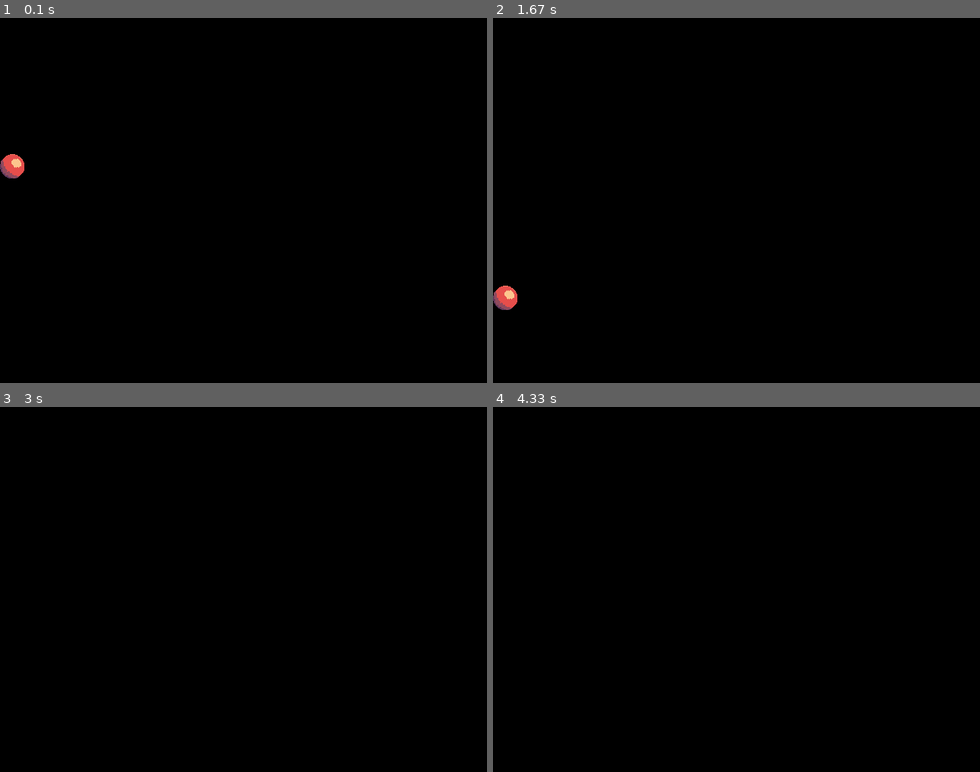
Above: before the commit, frames 1-4 (two rows, left to right).
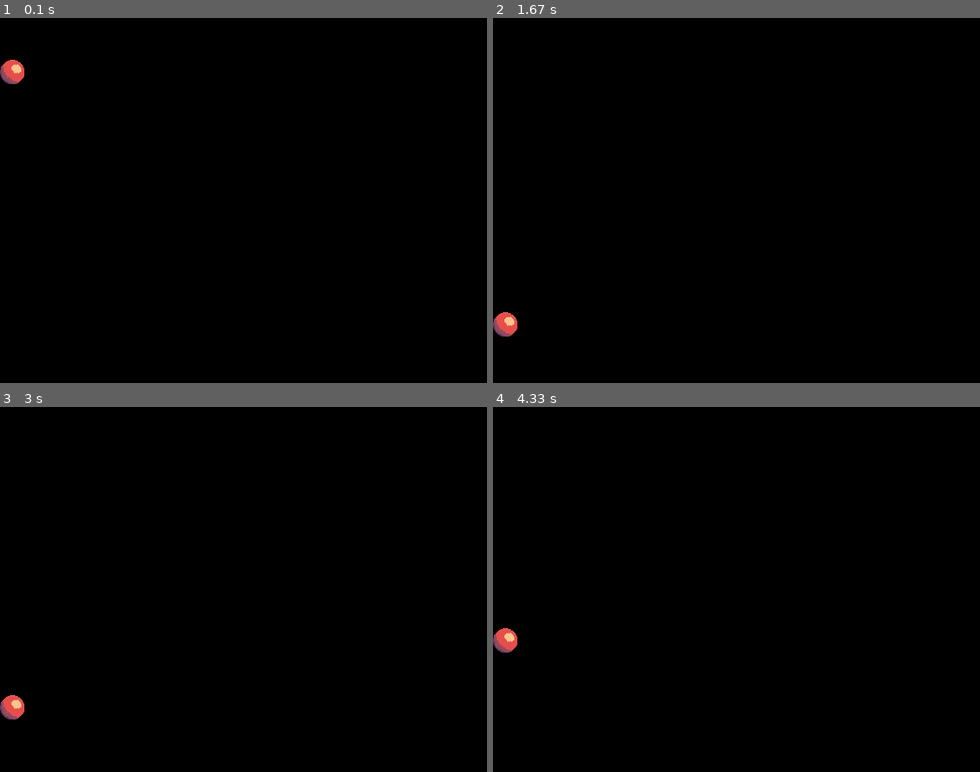
Above: after the commit, the same moments.

Repository: iidexic/Dposit
Game: pygame game, started from python/Tutorial Pygame/Physics2d.py
The game is run twice, just before and just after one commit, with the same random seed, the same clock (stepped at 60 frames per second) and the same inputs.
Inputs:
- Up to frame 1 (0.1 s): no input
- Up to frame 2 (1.67 s): no input
- Up to frame 3 (3 s): no input
- Up to frame 4 (4.33 s): no input

The runs differ from the first frame. In frame 1, 0.5% of the frame differs, in the area x 0-5%, y 11-44%; in frame 2, 0.5%; in frame 3, 0.3%; in frame 4, 0.3%.

Commit message:
Continued development of personal pygame framework

Diff:
--- /dev/null
+++ b/python/Tutorial Pygame/CleanPGloop.py
@@ -0,0 +1,38 @@
+import pygame as pg
+#Making a clean pygame setup to experiment from
+
+
+RES = WIDTH,HEIGHT = 900,500
+WIN = pg.display.set_mode((RES))
+BLACK = 0,0,0
+
+def draw_window(blitlist):
+        WIN.fill(BLACK)
+        #Drawing images: 0,0 = top left, +X = further right, +Y = further down
+        #pg.draw.rect(WIN,colorval,rectangle,((width)),((radius)))
+        for item in blitlist:
+            doblit(item)
+        next
+
+        pg.display.update()
+
+#Does this need to be a function?
+def doblit(drawobj)
+    WIN.blit(drawobj[0],drawobj[1])
+
+def main(): #clock, width, height, speed, black, WIN, ball
+    #init rect if neccessary
+
+    while 1:
+        objlist = []
+        clock.tick(FPS)
+        for event in pg.event.get():
+            if event.type == pg.QUIT: sys.exit()
+        #Any Objects that need to be drawn this frame can be appended to objlist in the format:
+        #objlist.append([rectname,[x,y]])
+
+
+        draw_window(objlist)
+
+if __name__ == "__main__":
+    main()
--- a/python/Tutorial Pygame/Physics2d.py
+++ b/python/Tutorial Pygame/Physics2d.py
@@ -1,51 +1,60 @@
 import sys, os, pygame as pg
-import numpy
+#import numpy
 """
 TODO:[NEXT STEPS]
+    ********IMPLEMENT ACTUAL EXIT FUNCTIONALITY JUST IN CASE
+    * MOVE TO VECTOR2 also just actually learn pygame instead of sloughing through it
+    * Figure out how Pygame Layering works (Is it just order of )
     * Implementation of Collisions
     * Implementation of Friction/Air Drag
     * Implementation of Angular Velocity
     [LATER]
-    * Figure out how to make actual physics independent of screen size/FPS (should not be that hard if I'm not an idiot)
+    * Figure out how to make actual physics independent of screen size/FPS
     * Get a good color system going
-
+    * Learn how to use pg.display.update to selectively update using method of blitting created in the cleanloop
 
 """
 pg.init()
 #Check the original at: https://www.pygame.org/docs/tut/PygameIntro.html
 
-#Added clock to keep framerate in check. This is also basically the game's internal clock
+##Added clock to keep framerate in check. This is also basically the game's internal clock
 clock = pg.time.Clock()
 FPS = 120
-size = width, height = 640, 480 #Size of screen, also used for spatial calculations
+size = width, height = 640, 480 #Size of screen
 speed = [0, 0] #Initialized ball velocity in [x,y] (I think)
 
 #TODO IN FUTURE: MAKE A BETTER SETUP TO HANDLE COLORS
 
 black = 0, 0, 0 #Color black
 white = 255,255,255 #Color white
-GRAVITY = 400 #Set grav for physics calculations
-WIN = pg.display.set_mode(size) #initializing screen, ie window everything is drawn to
+GRAVITY = 120 #Set grav for physics calculations
+WIN = pg.display.set_mode(size) #initializing screen, ie window everything is drawn to\
 
-# random initializations. I don't like this and it's bad (also didn't work anyway so it's gone)
+#Toggle for debug display
+
+
 ball = pg.transform.scale(pg.image.load(os.path.join('Assets','shittyball.png')), [32,32])
 #===[VELOCITY CALCULATIONS]==============
-def calculateVelocity(object,vel,accel):
+def calculateVelocity(gameobj,vel,accel):
     #Bouncing Script. It's Shit really.
     #TODO NOW: FIX THIS DUMB THING
-    #ISSUE: The velocity can be high enough (with gravity) that the object is
-    #         past 0 on 2 consecutve frames.This just fucks up this whole idea.
-    if object.left < 0 and vel[0] < 0 or object.right > width and vel[0] > 0:
+    #We check whether an object is "Out of Bounds", as well as whether its velocity would place it more out of bounds on the axis it's going
+    if gameobj.left < 0 and vel[0] < 0 or gameobj.right > width and vel[0] > 0:
         vel[0] = -vel[0]
-    if object.top < 0 and vel[1] < 0 or object.bottom > height and vel[1] > 0:
+    if gameobj.top < 0 and vel[1] < 0 or gameobj.bottom > height and vel[1] > 0:
         vel[1] = -vel[1]
-
-
-
-
-
     #Gravity Addition:
     vel[1] += GRAVITY/(FPS)
+    """ Right now this dumb setup has the ball falling through the floor
+        because gravity keeps pushing it down slightly even when its velocity
+        gets to zero. after this it gets pushed down 1x unit (pixel) per frame
+        because the gravity velocity is added after the whole setup to prevent that."""
+#Collisions: Only way I can think of right now is to loop through everything and make sure they aren't hitting each other. Better way?
+#if want to define my own objects I will have to make lists that contain both the pygame rect and whatever transformations I will use to calculate the
+#def debugDisplay()
+
+#LEARNING TEXT:
+
 
 def main(): #clock, width, height, speed, black, WIN, ball
     ballrect = ball.get_rect()
@@ -62,7 +71,7 @@
 
         WIN.fill(black)
         WIN.blit(ball, ballrect)
-        pg.display.flip()
+        pg.display.update()
 
 if __name__ == "__main__":
     main()
--- /dev/null
+++ b/python/Tutorial Pygame/PygameTesting.py
@@ -0,0 +1,20 @@
+import pygame, sys, os
+#Just a bunch of shit to figure out how things work in python and pygame
+
+#ARPEL is a fucking liar and this works fine:
+pygame.init()
+#Displaying Text:
+dbfont = pygame.font.Font(pygame.font.get_default_font(),20)
+dbtext = "blablabla"
+text_surface = dbfont.render(dbtext,True,(0,0,0),(255,255,255))
+#Text goes to Rect like literally everything else
+textRect = text_surface.get_rect()
+
+#How arrays will work
+golist = []
+print(len(golist))
+golist.append([1,"one"])
+golist.append([2,"two"])
+
+print (len(golist))
+print(golist[1][1])
